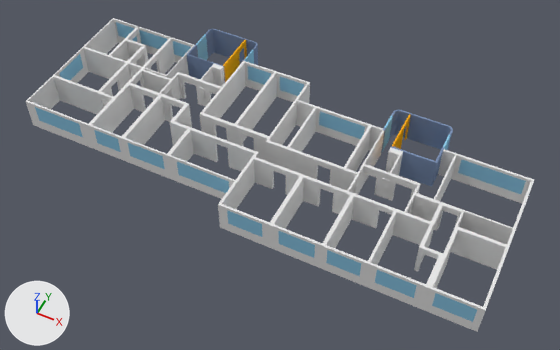
The Blender file Assets/Models/St_Etage_fassade.blend: old version first, new version second.
Both versions are drawn from a 50 mm camera at (27.4, -41.0, 48.2) aimed at (7.9, -2.0, -0.6). Lighting does not change. The marker at lower left points along +X, +Y and +Z.

Objects in the first picture: 'Fenster.007', 'Fenster.012', 'Fenster.013', 'Fenster.014', 'Walls.000', 'Walls.002', 'Walls.003', 'Walls.013', 'Walls.016', 'Walls.019', 'Walls.020', 'Walls.025', 'Walls.026', 'Walls.027', 'Walls.028', 'Walls.033', 'Walls.034', 'Walls.055'.
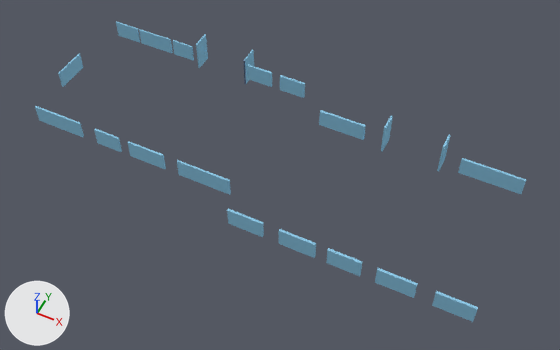
What the commit changed:
Object 'Walls.055' (ob_walls_055) is now hidden.
Object 'Walls.034' (ob_walls_034) is now hidden.
Object 'Walls.033' (ob_walls_033) is now hidden.
Object 'Walls.028' (ob_walls_028) is now hidden.
Object 'Walls.027' (ob_walls_027) is now hidden.
Object 'Walls.026' (ob_walls_026) is now hidden.
Object 'Walls.025' (ob_walls_025) is now hidden.
Object 'Walls.020' (ob_walls_020) is now hidden.
Object 'Walls.019' (ob_walls_019) is now hidden.
Object 'Walls.016' (ob_walls_016) is now hidden.
Object 'Walls.013' (ob_walls_013) is now hidden.
Object 'Walls.007' (ob_walls_007) is now hidden.
Object 'Walls.003' (ob_walls_003) is now hidden.
Object 'Walls.002' (ob_walls_002) is now hidden.
Object 'Walls.000' (ob_walls_000) is now hidden.

Pixel boxes [x1, y1, x2, y2] of what changed, in the pictures (560 x 350 px):
'Walls.013', hidden
    before: [26, 46, 534, 332]
'Walls.055', hidden (blue)
    before: [187, 29, 453, 187]
'Walls.025', hidden
    before: [84, 18, 195, 83]
'Walls.003', hidden
    before: [363, 147, 420, 214]
'Walls.020', hidden
    before: [128, 62, 181, 106]
'Walls.019', hidden
    before: [176, 64, 225, 107]
'Walls.016', hidden
    before: [162, 95, 192, 146]
'Walls.027', hidden
    before: [109, 26, 148, 76]
'Walls.026', hidden
    before: [143, 37, 175, 74]
'Walls.034', hidden
    before: [223, 40, 247, 82]
'Walls.033', hidden
    before: [392, 114, 411, 149]
'Walls.002', hidden
    before: [348, 175, 358, 194]
'Walls.000', hidden
    before: [381, 178, 389, 190]
'Walls.028', hidden
    before: [199, 87, 205, 98]
